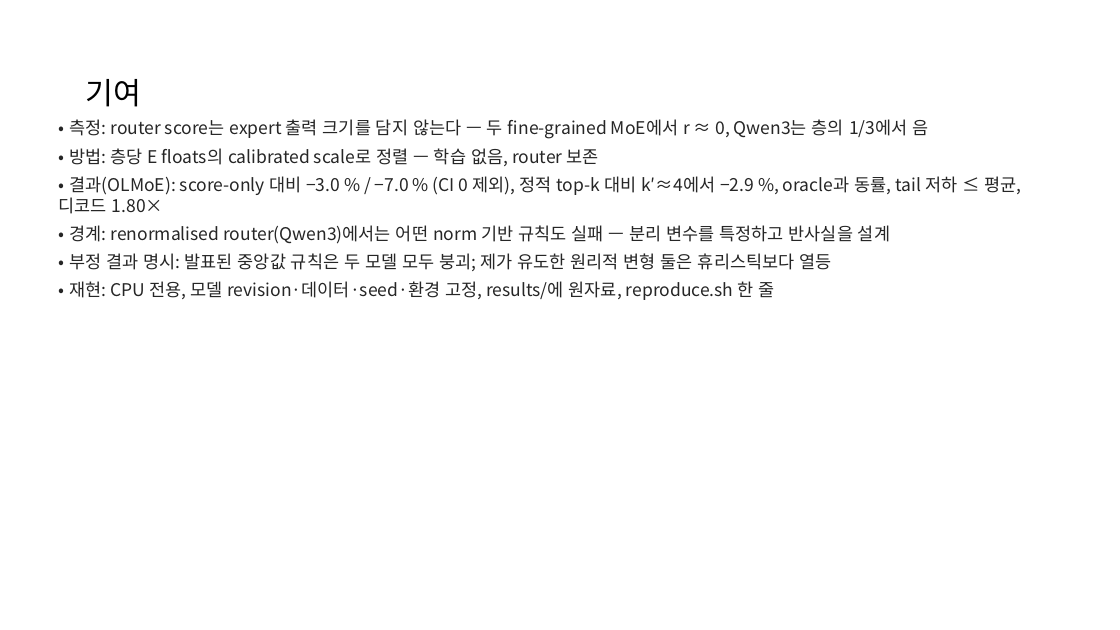
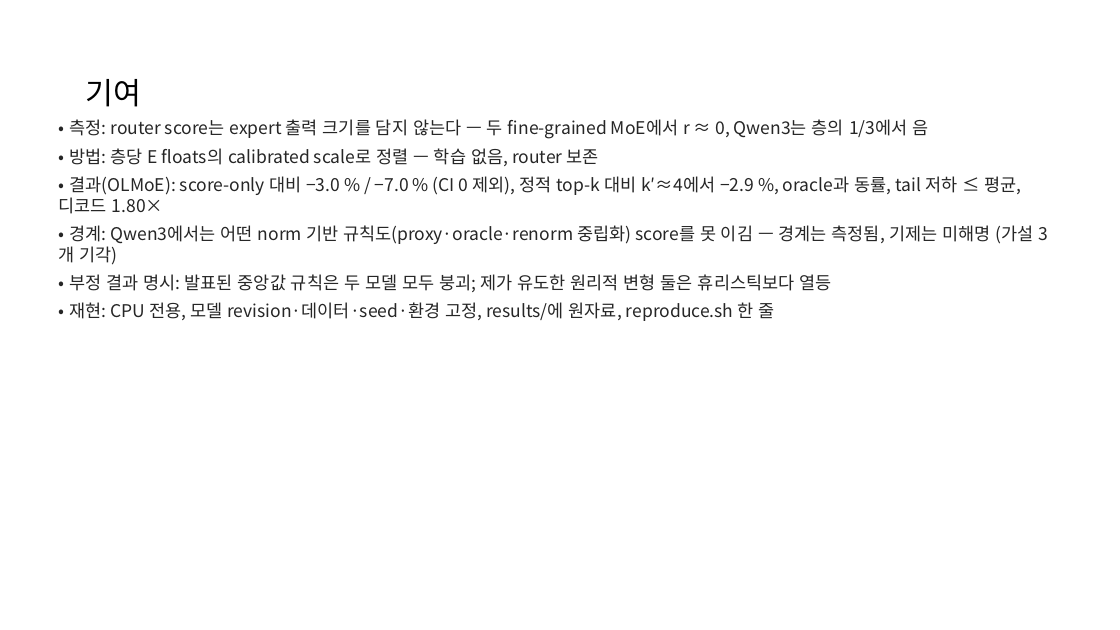
Before and after one commit to CocoRoF/moe_optimizer, a slide deck: slide 21 of docs/slides/MoE_Contribution_Skipping_2026-09-03.pptx. Drawn at 1120x630 pixels with LibreOffice and Linux fonts; fonts in the diff are those of the drawing. Boxes give left, top, right and bottom in pixels: in the first picture for what was removed or moved away, otherwise in the second. Text is boxed around its words. In the diff, an @@ line names an element or a change of style, - is before the commit and + after.

```diff
--- a/docs/slides/MoE_Contribution_Skipping_2026-09-03.pptx
+++ b/docs/slides/MoE_Contribution_Skipping_2026-09-03.pptx
@@ text at [69, 225, 1033, 265]: text changed @@
-• 경계: renormalised router(Qwen3)에서는 어떤 norm 기반 규칙도 실패 — 분리 변수를 특정하고 반사실을 설계
+• 경계: Qwen3에서는 어떤 norm 기반 규칙도(proxy·oracle·renorm 중립화) score를 못 이김 — 경계는 측정됨, 기제는 미해명 (가설 3개 기각)
```
Also in this commit, not shown: 2 other slides changed, 9 other files.
